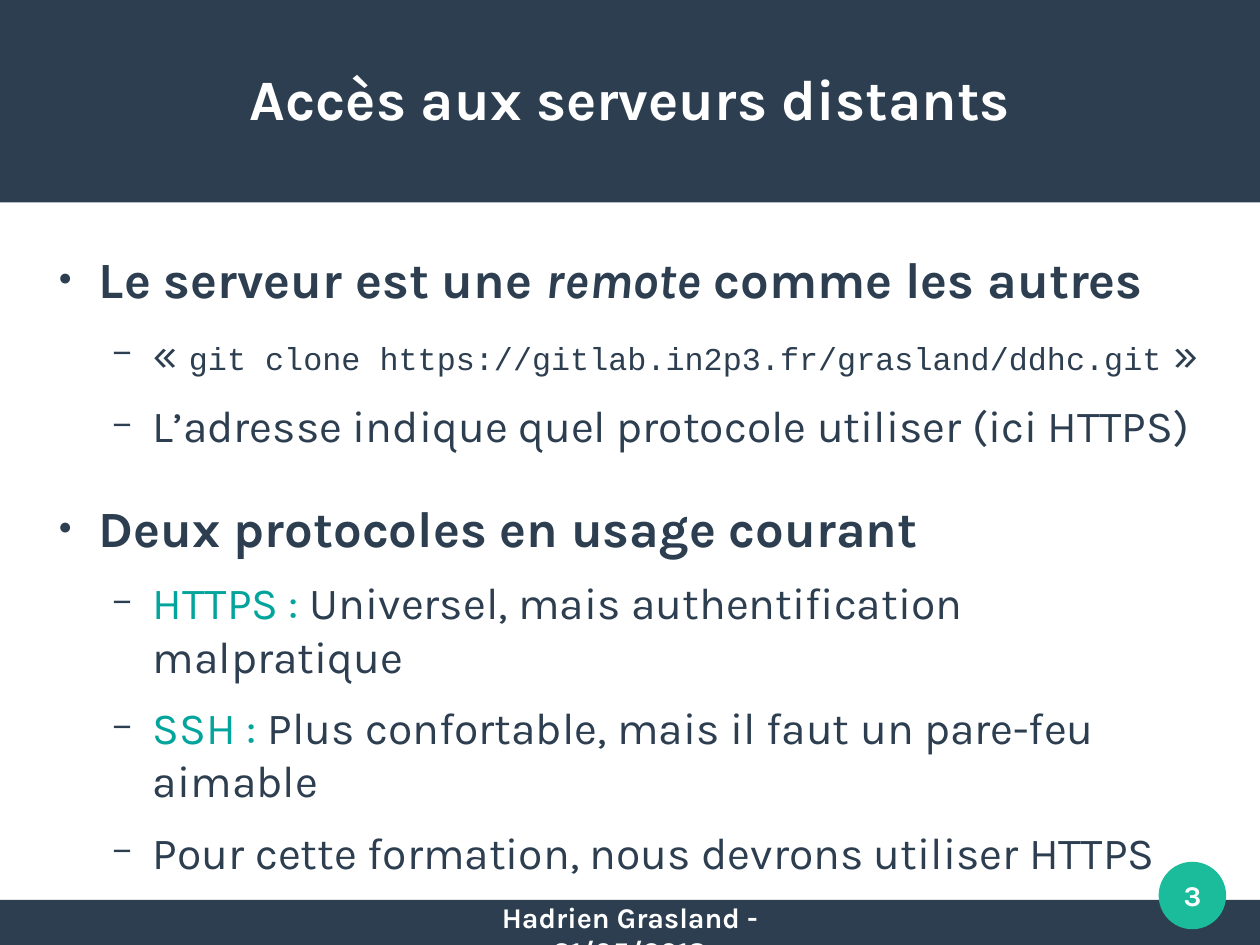
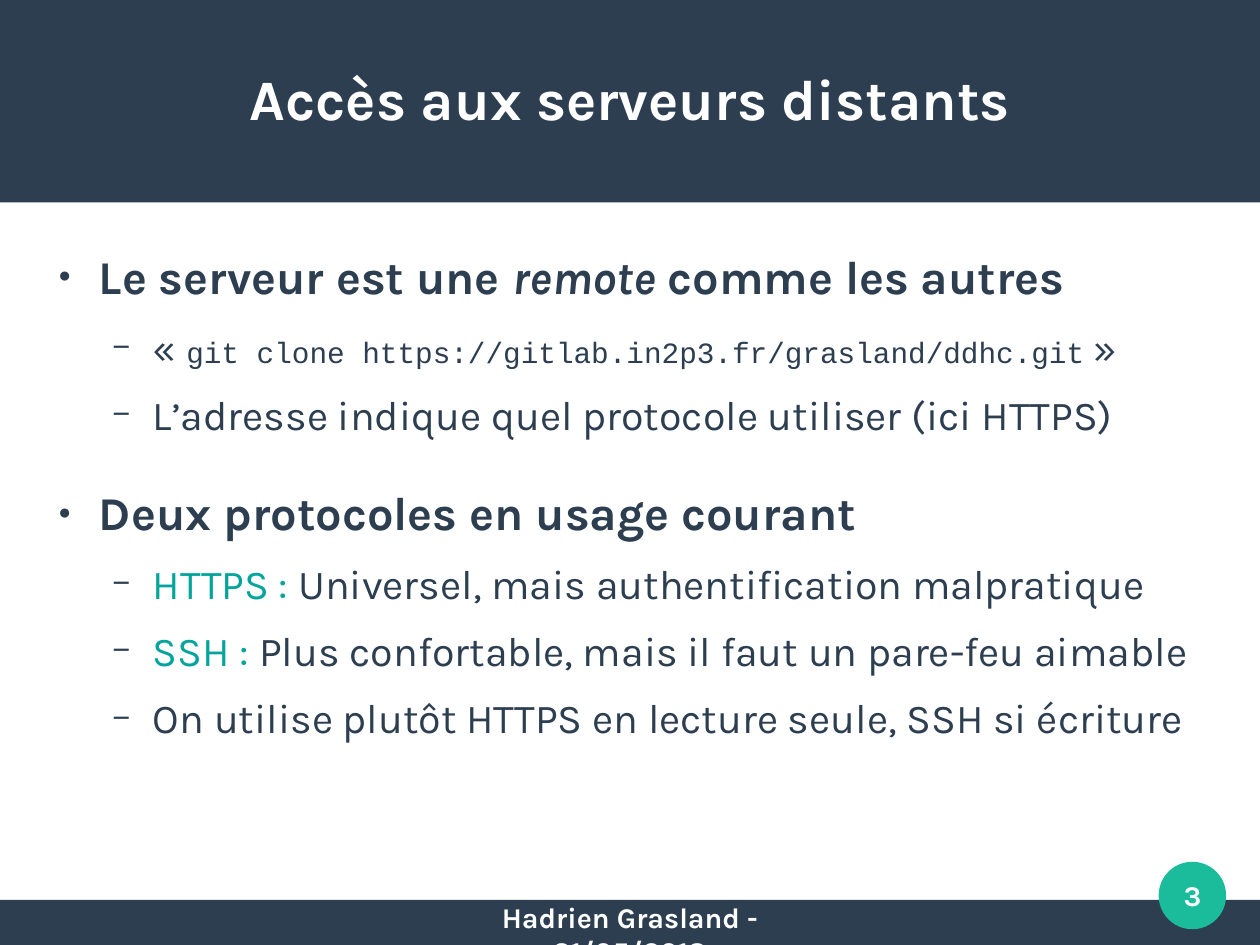
Before and after one commit to pushou/formation-git, a slide deck: slide 3 of Pres5-Reseau.odp. Drawn at 1260x945 pixels with LibreOffice and Linux fonts; fonts in the diff are those of the drawing. Boxes give left, top, right and bottom in pixels: in the first picture for what was removed or moved away, otherwise in the second. Text is boxed around its words. In the diff, an @@ line names an element or a change of style, - is before the commit and + after.

```diff
--- a/Pres5-Reseau.odp
+++ b/Pres5-Reseau.odp
@@ text at [99,261,1187,676]: size 32 to 29.6 pt in "Le serveur est une remote comme les ...", "Deux protocoles en usage courant"; size 28 to 25.9 pt in "« »", "L’adresse indique quel protocole utiliser (ici HTTPS)", "HTTPS : Universel, mais authentification malpratique", "SSH : Plus confortable, mais il faut ..."; size 20 to 18.5 pt in "git clone https://gitlab.in2p3.fr/grasland/ddhc.git" @@
@@ text at [153,701,1183,743]: text changed; size 28 to 25.9 pt @@
-  − Pour cette formation, nous devrons utiliser HTTPS
+  − On utilise plutôt HTTPS en lecture seule, SSH si écriture
```
Also in this commit, not shown: 1 other file.
